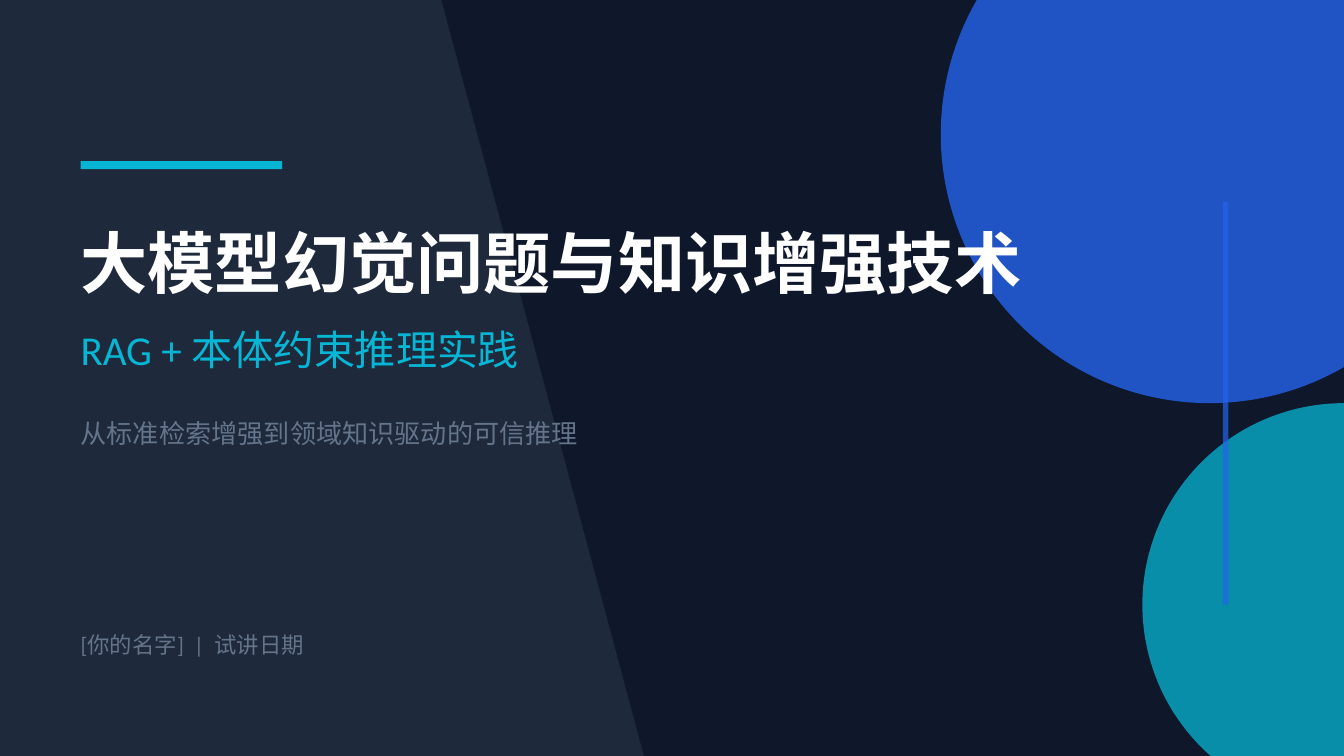
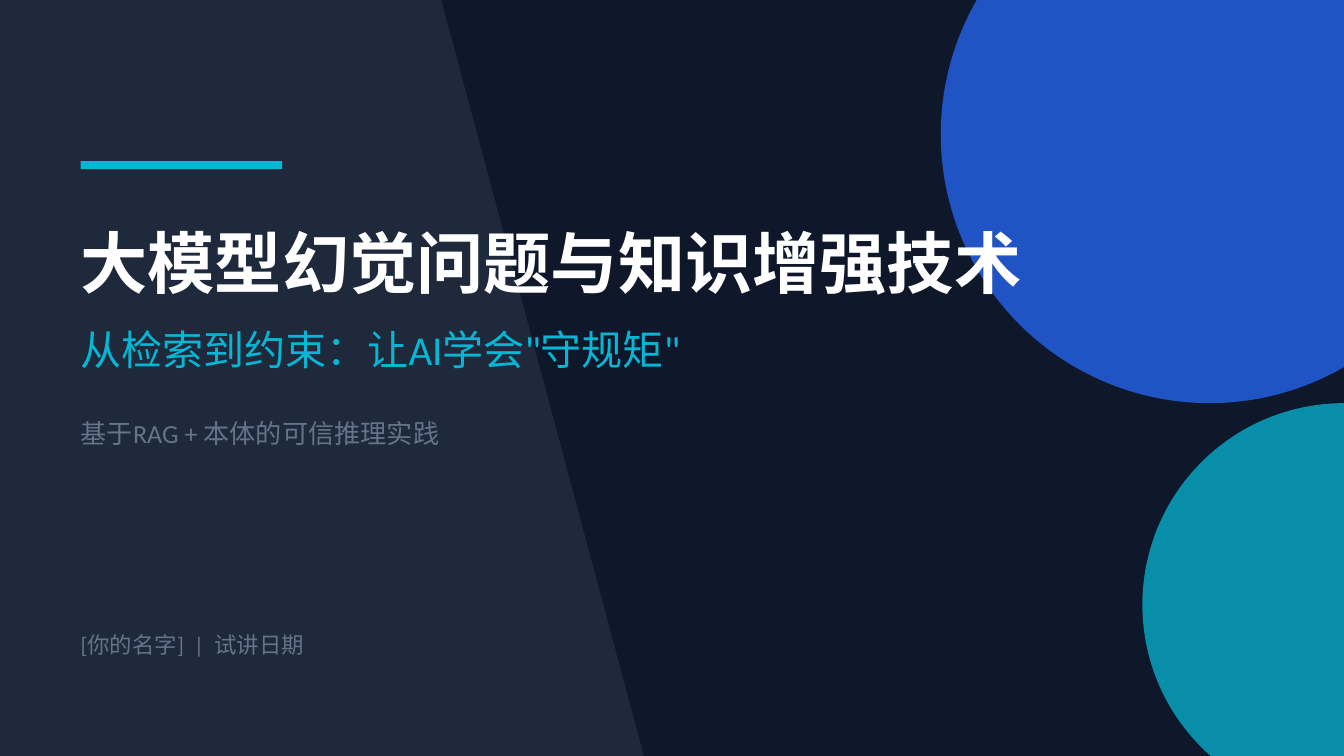
Before and after one commit to wang-minghan/notbook, a slide deck: slide 1 of 工作/面试准备/试讲_PPT.pptx. Drawn at 1344x756 pixels with LibreOffice and Linux fonts; fonts in the diff are those of the drawing. Boxes give left, top, right and bottom in pixels: in the first picture for what was removed or moved away, otherwise in the second. Text is boxed around its words. In the diff, an @@ line names an element or a change of style, - is before the commit and + after.

```diff
--- a/工作/面试准备/试讲_PPT.pptx
+++ b/工作/面试准备/试讲_PPT.pptx
@@ rectangle removed at (1223, 202, 1228, 605) @@
@@ text at (81, 330, 681, 369): text changed @@
-RAG + 本体约束推理实践
+从检索到约束：让AI学会"守规矩"
@@ text at (81, 421, 440, 445): text changed @@
-从标准检索增强到领域知识驱动的可信推理
+基于RAG + 本体的可信推理实践
```
Also in this commit, not shown: 4 other slides changed, 7 slides added, 7 slides removed, 2 other files.
